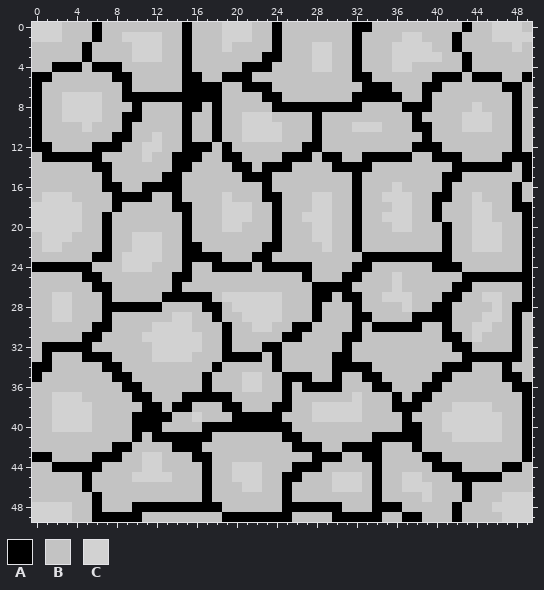
Pixel-art sprite: images/worldRoad.png. The picture above was drawn from the file before the commit.
The file is 50x50 pixels.
Palette (. is transparent): A #000000  B #c3c3c3  C #d2d2d2
New version:
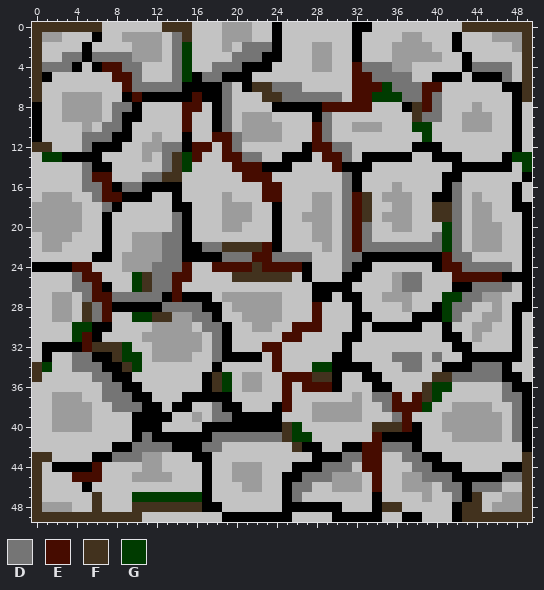
Colours new in this view: D #757575  E #460c00  F #42321e  G #003b00
What changed:
colour C: #d2d2d2 -> #9c9c9c
Changed rows in their new state; - is a pixel that keeps its letter.
first column x 0:
 0 FFFFFFF------FFF---------------------------FFFFFFF
 1 F-------------DF---------------------------------F
 2 F-------------DG-----DDD-------------------------F
 3 F--DD-DDDD----DG----DDD--------------------------F
 4 FDDD---EEDD---DG--DDD-----------EDDD--------DDDD-F
 5 F-------EED---DG-DD-------------EEDDDD---------D-F
 6 F--------EDDDDD----D--FFDDD-----EEEGDDDEE--------F
 7 F---------E-----E--D---FFDDDDDD-EEGGGDDED--------F
 8 --------DD-----EE--D---------EEEEE----FED---------
 9 --------D------E---D---------D--------FDD---------
10 -------DD------E---D--------ED--------GG----------
11 -----DDD----------EED-------ED---------G----------
12 FF---D-------DD-EE-ED-------EEDD------------------
13 -GG----------DFGE--EEDD------EED----------------GG
14 -----D-------DFG----EEE-------E------------------G
15 -----DEE---DDFF------EEE-------D------------------
16 -----DDE-DD------------EE------D----------D-------
17 ------DEE--------------EE------DEF--------D-------
18 -------D-----------------------DEF------FFD-------
19 --------------D----------------DEF------FFD-------
20 --------------D----------------DED-------GD-------
21 -------------DD----------------DED------DGD-------
22 -------------DD--DDFFFFE-------DEDDDDDDDDGD-------
23 -------------DD----DDDEEDDDD---DD--------EDD------
24 ----EE------DDDE--EEEEFEEEE----D---------EEDDDDD--
25 ----DEE---GFDDEE----FFFFFF-----------DD---EEEEE---
26 ----DDE---GFDDE----------------------DD-----DDDD--
27 -----DEEDDDDD-E--------------------------GGDD-----
28 -----FDE-----DDDD-----------E------------GDD------
29 -----FDE--GGFF--DD----------E------------GD-------
30 ----GG-----------DD-------EEE---------------------
31 ----GE------------D------EE-----------------------
32 -----EFFFG--------D----EE-------------------------
33 ----DD--FGG-------D-----E-----------DDD-D---------
34 FG--DDD--FG-------------E---GG-------DD-----DDD---
35 F-----DD----------FG-----EEEFF----------FFDDDDD---
36 -------DD---------FG-----E-EEE---------FGG-----D--
37 -------DDD---------------E--------DDE-EFG------DD-
38 --------DDD-------D------E---------DEEEG--------D-
39 ------------------DD----------------DE----------D-
40 -------------------------FG-------FFFE----------D-
41 -----------D------DDDDDDDFGG------E-------------D-
42 ----------DDDD---DD-------F------EEDDD------------
43 FF------DDD--------------------DDEE--DD----------F
44 F-----E----------------------DDD-EE---DD---------F
45 F---EEE--------------------DDD----E----DDD-----DDF
46 F-------------------------DD------E------DD-DDD--F
47 F-----F---GGGGGGG---------D---------------D-F----F
48 F-----F---FFFFFFF------------------FF------FF----F
49 FFFFFFFFFFF--------------------------------FFFFFFF
